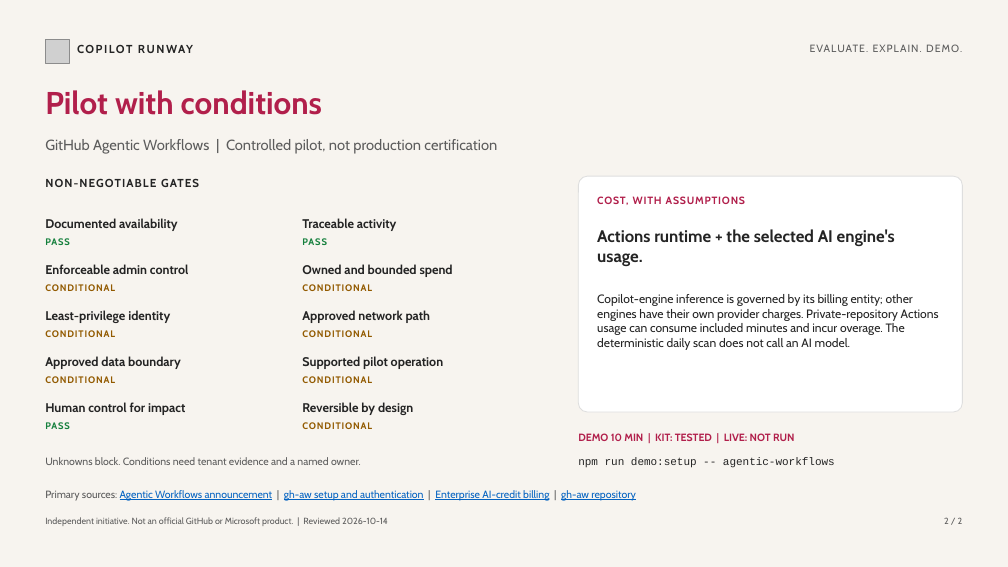
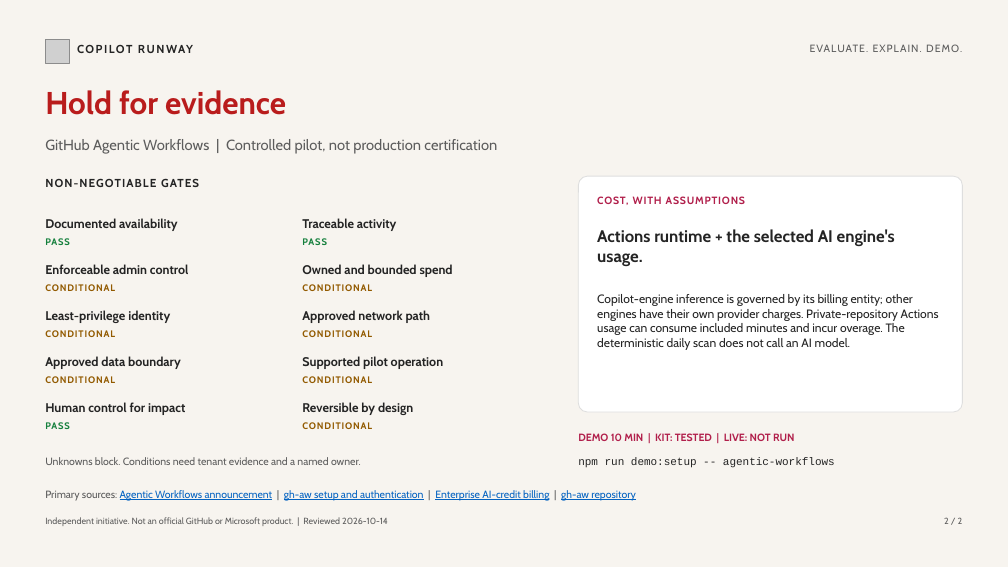
Before and after one commit to aj-enns/copilot-runway, a slide deck: slide 2 of artifacts/slides/agentic-workflows.pptx. Drawn at 1008x567 pixels with LibreOffice and Linux fonts; fonts in the diff are those of the drawing; grey boxes stand for pictures. Boxes give left, top, right and bottom in pixels: in the first picture for what was removed or moved away, otherwise in the second. Text is boxed around its words. In the diff, an @@ line names an element or a change of style, - is before the commit and + after.

```diff
--- a/artifacts/slides/agentic-workflows.pptx
+++ b/artifacts/slides/agentic-workflows.pptx
@@ text at bbox=[45, 90, 286, 115]: text changed; text colour #B11F4B to #B91C1C @@
-Pilot with conditions
+Hold for evidence
```
Also in this commit, not shown: 10 other files.
